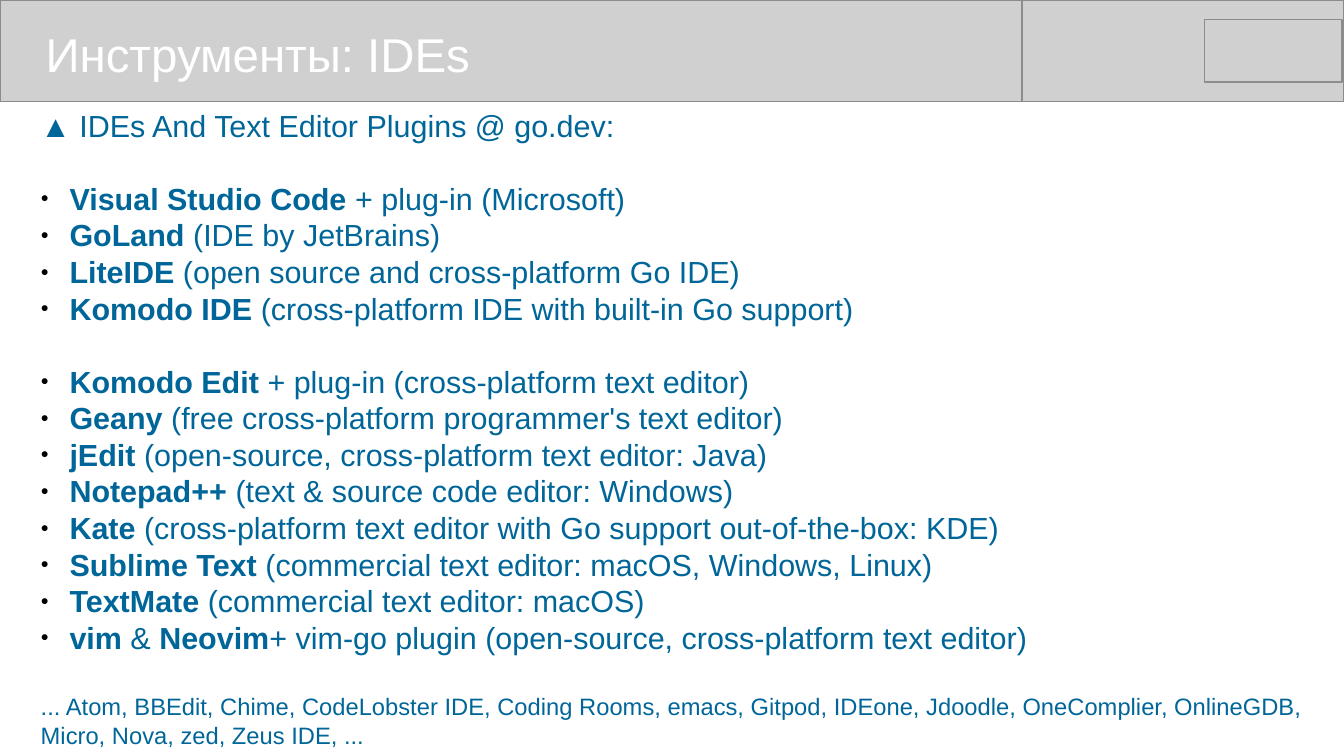
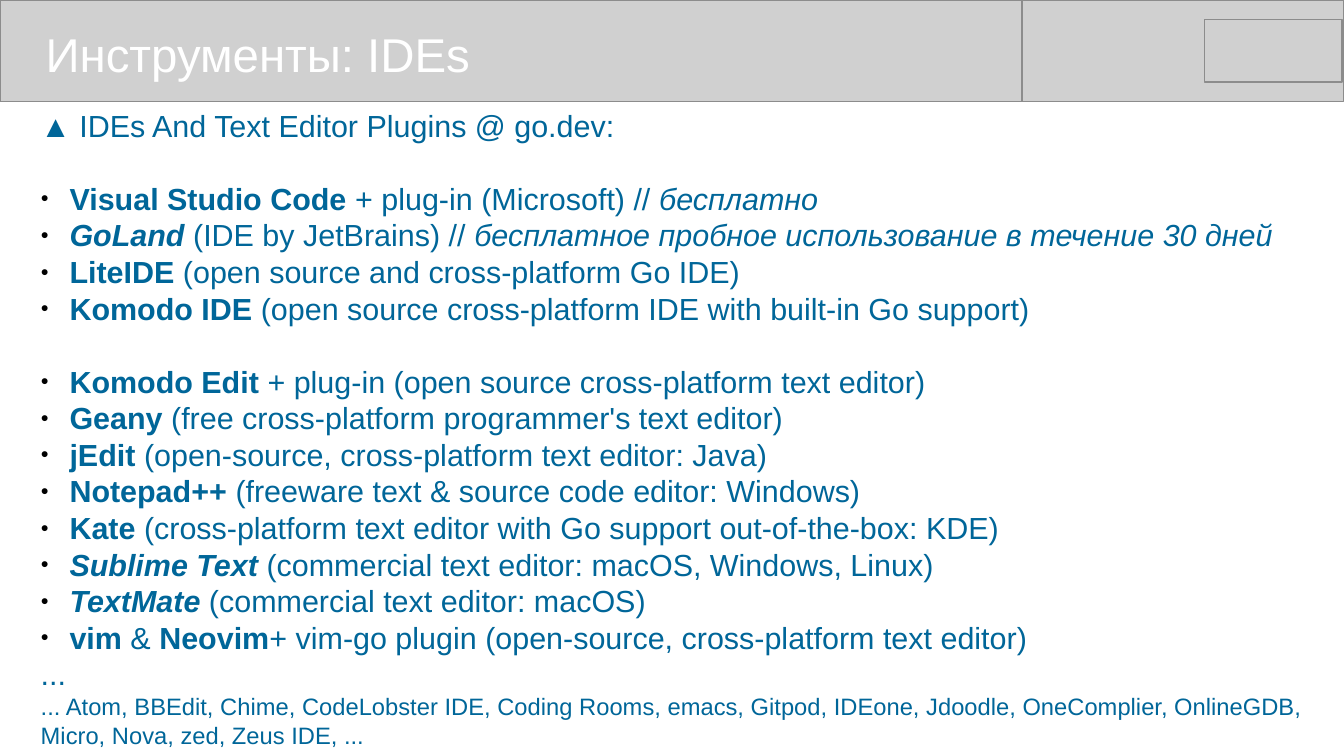
Before and after one commit to mike-shock/Go_language, a slide deck: slide 49 of Go_Preview.odp. Drawn at 1344x756 pixels with LibreOffice and Linux fonts; fonts in the diff are those of the drawing; grey boxes stand for pictures. Boxes give left, top, right and bottom in pixels: in the first picture for what was removed or moved away, otherwise in the second. Text is boxed around its words. In the diff, an @@ line names an element or a change of style, - is before the commit and + after.

```diff
--- a/Go_Preview.odp
+++ b/Go_Preview.odp
@@ text at bbox=[41, 115, 1301, 747]: paragraph added @@
+...
@@ text at bbox=[70, 187, 1272, 252]: text changed; italic on @@
-● Visual Studio Code + plug-in (Microsoft)
-● GoLand (IDE by JetBrains)
+● Visual Studio Code + plug-in (Microsoft) // бесплатно
+● GoLand (IDE by JetBrains) // бесплатное пробное использование в течение 30 дней
@@ text at bbox=[70, 298, 1030, 399]: text changed @@
-● Komodo IDE (cross-platform IDE with built-in Go support)
-● Komodo Edit + plug-in (cross-platform text editor)
+● Komodo IDE (open source cross-platform IDE with built-in Go support)
+● Komodo Edit + plug-in (open source cross-platform text editor)
@@ text at bbox=[70, 480, 860, 508]: text changed @@
-● Notepad++ (text & source code editor: Windows)
+● Notepad++ (freeware text & source code editor: Windows)
@@ text at bbox=[70, 554, 933, 618]: italic on in "Sublime Text", "TextMate" @@
```
Also in this commit, not shown: 5 other slides changed.
